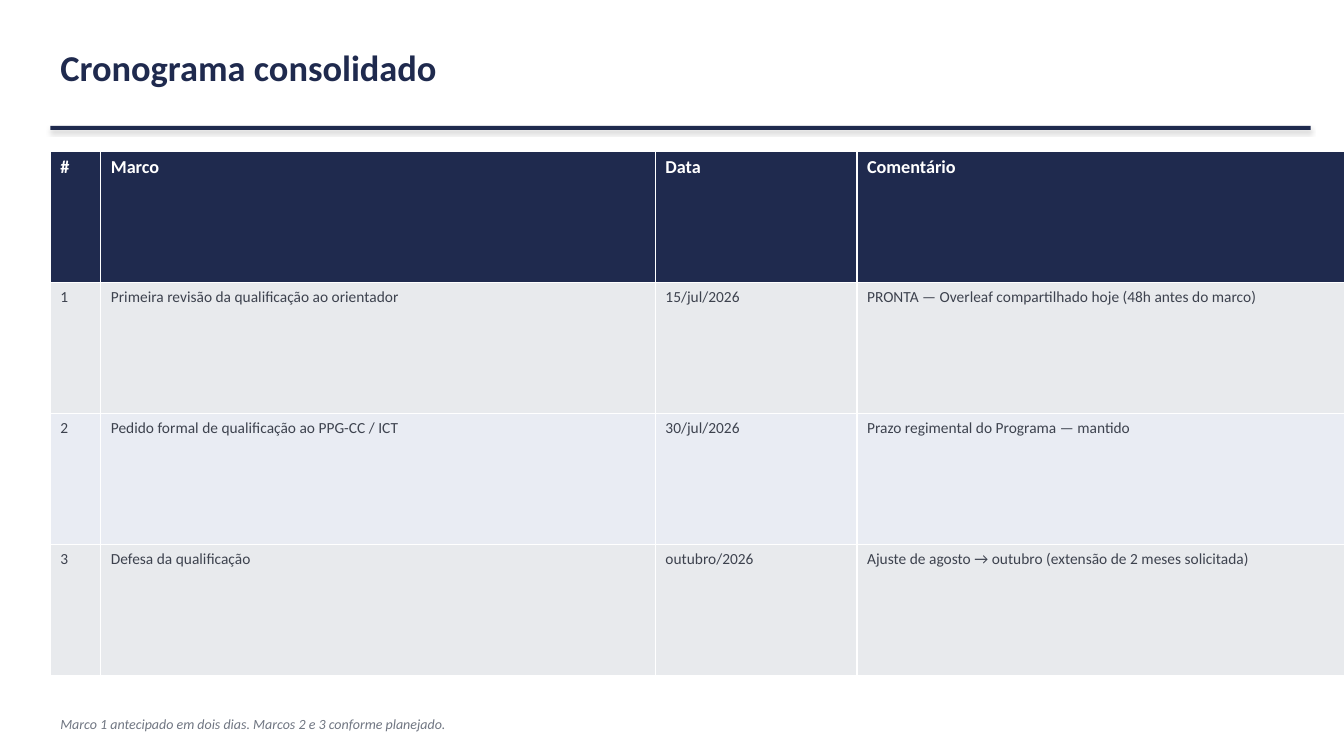
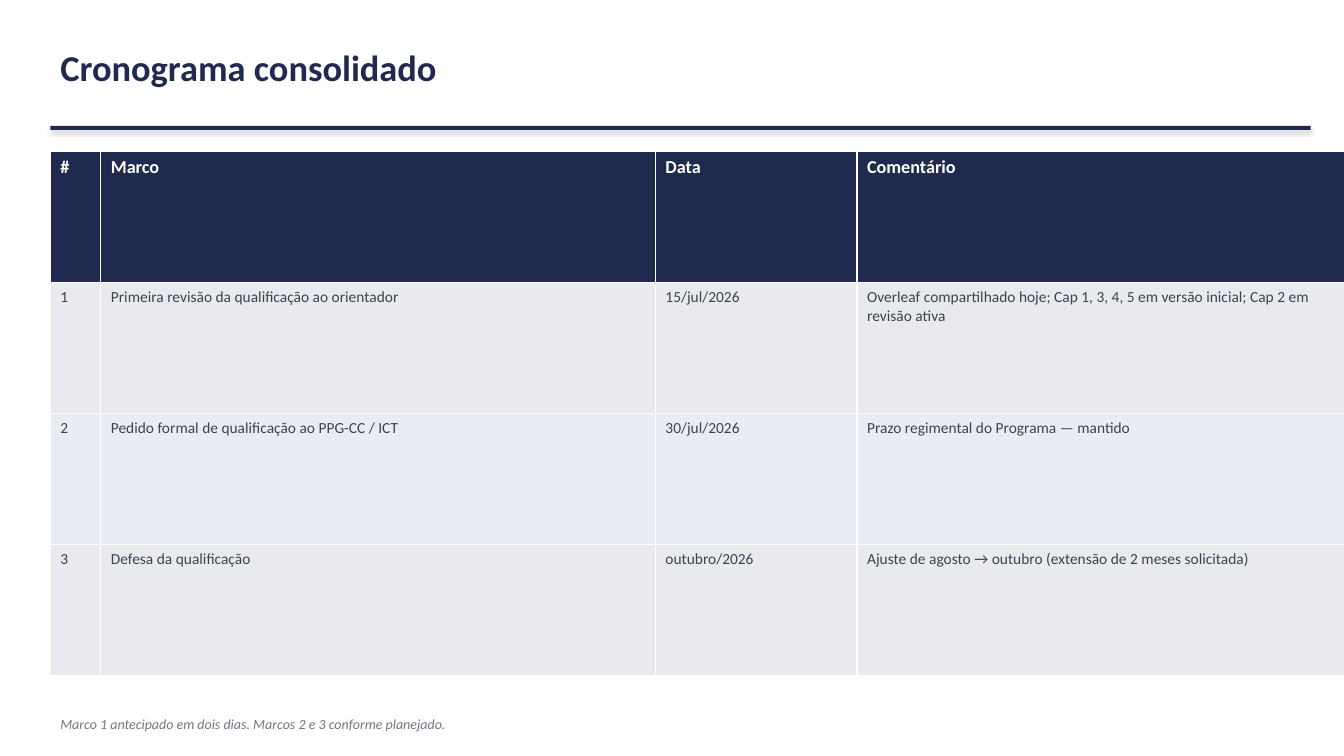
Before and after one commit to marcellozzetti/Facial-Recognition-Models-Mitigating-Bias, a slide deck: slide 6 of docs/ativo/material_reuniao_orientador_2026-07-13.pptx (slide 7 before the commit). Drawn at 1344x756 pixels with LibreOffice and Linux fonts; fonts in the diff are those of the drawing. Boxes give left, top, right and bottom in pixels: in the first picture for what was removed or moved away, otherwise in the second. Text is boxed around its words. In the diff, an @@ line names an element or a change of style, - is before the commit and + after.

```diff
--- a/docs/ativo/material_reuniao_orientador_2026-07-13.pptx
+++ b/docs/ativo/material_reuniao_orientador_2026-07-13.pptx
@@ table at bbox=[50, 151, 1344, 676] @@
-row 2, column 4: PRONTA — Overleaf compartilhado hoje (48h antes do marco)
+row 2, column 4: Overleaf compartilhado hoje; Cap 1, 3, 4, 5 em versão inicial; Cap 2 em revisão ativa
```
Also in this commit, not shown: 5 other slides changed, 5 slides removed, 4 other files.
